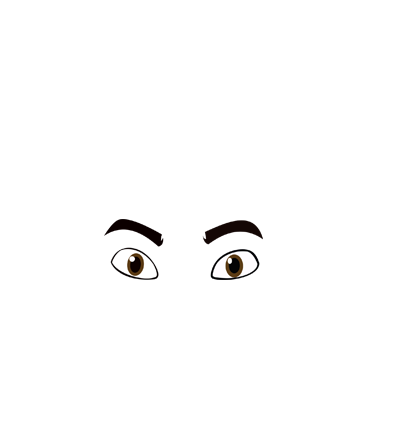
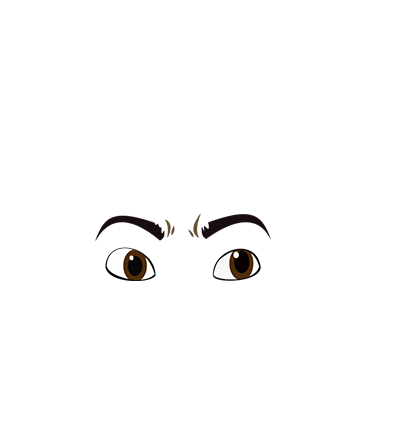
The second 400px x 427px image is a revision of the first. Changes to its layers:
added layer "f5" above "Layer 6" over (95, 213, 271, 281)
hid "Layer 6" over (104, 219, 263, 280)
